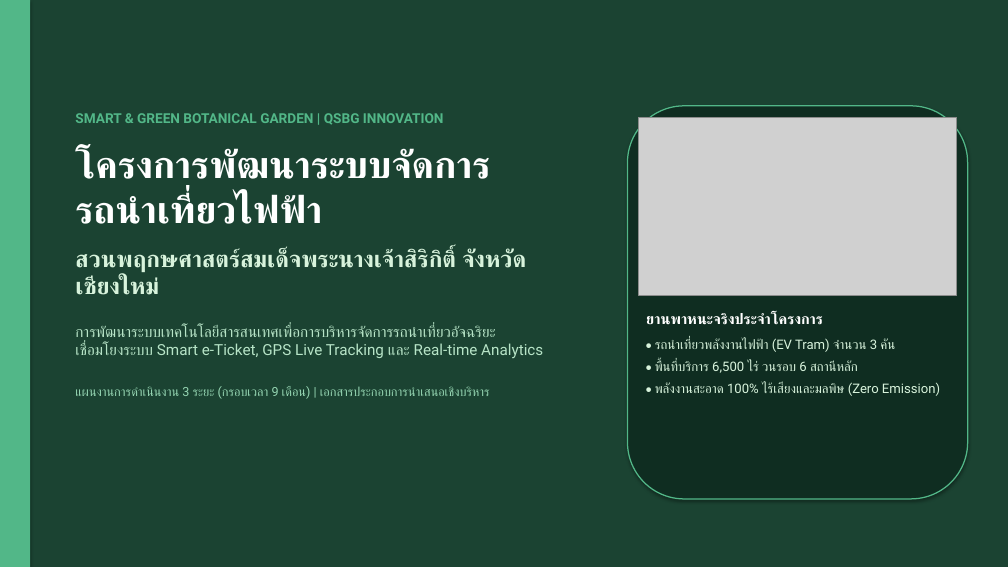
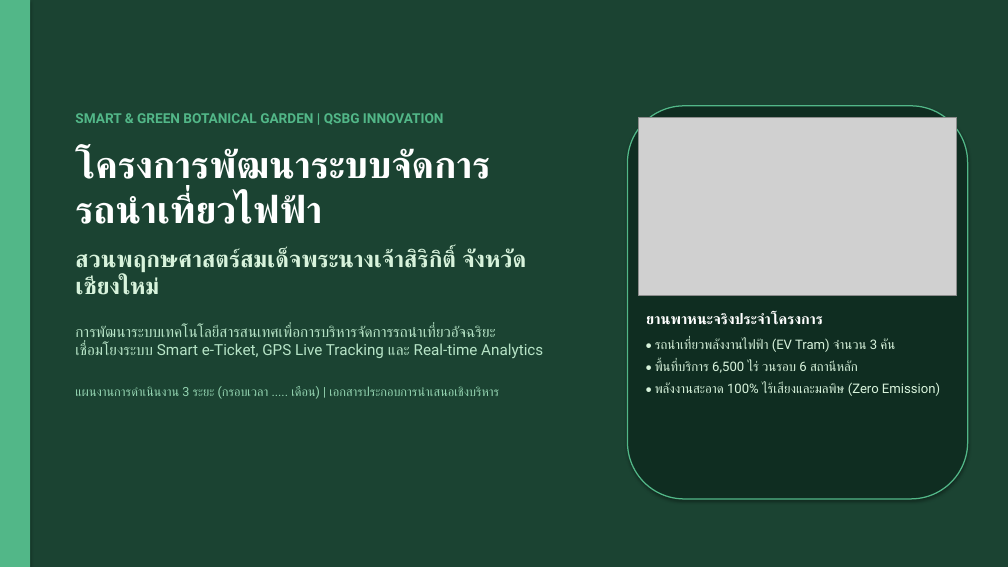
Before and after one commit to KongKwanHBD/qsbg-smart-tour-presentation, a slide deck: slide 1 of qsbg_smart_tour_presentation.pptx. Drawn at 1008x567 pixels with LibreOffice and Linux fonts; fonts in the diff are those of the drawing; grey boxes stand for pictures. Boxes give left, top, right and bottom in pixels: in the first picture for what was removed or moved away, otherwise in the second. Text is boxed around its words. In the diff, an @@ line names an element or a change of style, - is before the commit and + after.

```diff
--- a/qsbg_smart_tour_presentation.pptx
+++ b/qsbg_smart_tour_presentation.pptx
@@ text at <box>75,386,499,399</box>: text changed @@
-แผนงานการดำเนินงาน 3 ระยะ (กรอบเวลา 9 เดือน) | เอกสารประกอบการนำเสนอเชิงบริหาร
+แผนงานการดำเนินงาน 3 ระยะ (กรอบเวลา ..... เดือน) | เอกสารประกอบการนำเสนอเชิงบริหาร
```
Also in this commit, not shown: 1 other slide changed, 5 other files.
